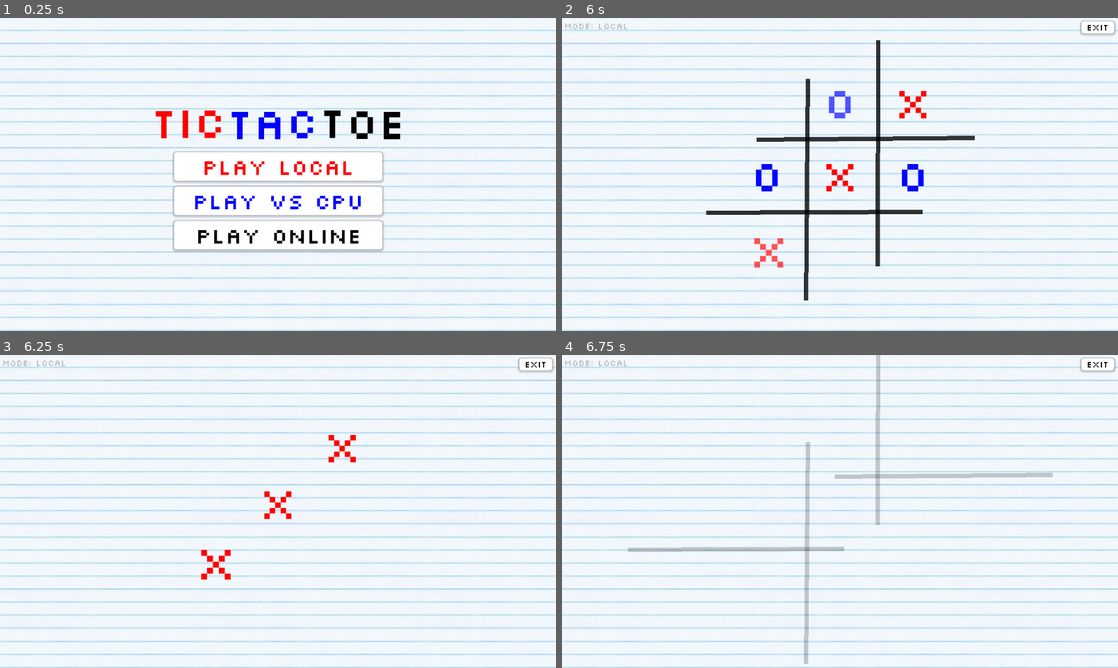
Above: before the commit, frames 1-4 (two rows, left to right).
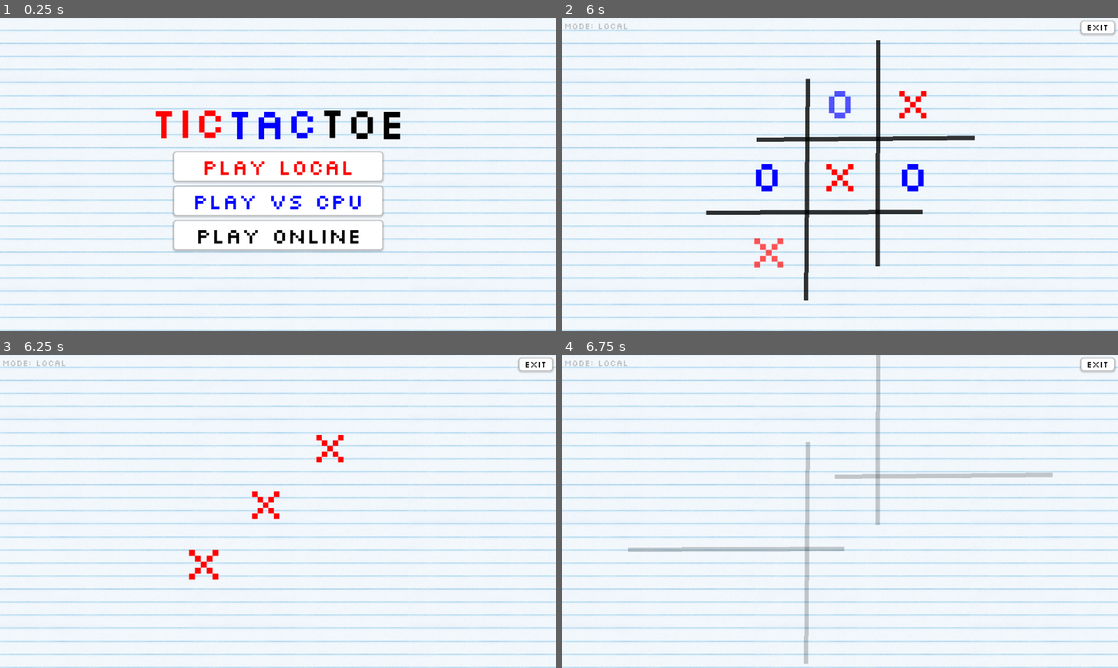
Above: after the commit, the same moments.

Repository: Neo-Ciber94/godot_tic_tac_toe
Game: Godot game, scene res://ui/scenes/main_menu.tscn
Same seed, same stepped clock (60 frames per second), same inputs: the game is played once before the commit and once after it.
Inputs (mouse positions are in pixels of both pictures, inside the frame that each line leads up to):
- Up to frame 1 (0.25 s): no input
- Up to frame 2 (6 s): click "Play Local" at 0.5 s; tap Enter at 1.25 s; move the mouse to (767, 102) at 1.27 s; click (767, 102) at 1.42 s; move the mouse to (840, 102) at 2.02 s; click (840, 102) at 2.17 s; move the mouse to (912, 102) at 2.77 s; click (912, 102) at 2.92 s; move the mouse to (767, 174) at 3.52 s; click (767, 174) at 3.67 s; move the mouse to (840, 174) at 4.27 s; click (840, 174) at 4.42 s; move the mouse to (912, 174) at 5.02 s; click (912, 174) at 5.17 s; move the mouse to (767, 246) at 5.77 s; click (767, 246) at 5.92 s
- Up to frame 3 (6.25 s): no input
- Up to frame 4 (6.75 s): move the mouse to (840, 511) at 6.52 s; click (840, 511) at 6.67 s

Frames 1-2 are identical in both runs. In frame 3, 1.0% of the frame differs, in the area x 33-64%, y 25-72%; in frame 4, nothing differs.

Commit message:
minor changes

Diff:
--- a/project.godot
+++ b/project.godot
@@ -30,4 +30,5 @@
 
 window/size/viewport_width=1280
 window/size/viewport_height=720
+window/stretch/mode="viewport"
 window/stretch/aspect="expand"
--- a/scripts/resize_screen.gd
+++ b/scripts/resize_screen.gd
@@ -1,30 +1,18 @@
-extends Node;
+extends Node
 
-@onready var viewport = get_viewport()
+@onready var viewport := get_viewport()
 
-var minimum_size = Vector2(1280, 720)
+const LARGE_VIEWPORT = Vector2(1280, 720)
+const MEDIUM_VIEWPORT = Vector2(720, 1280)
 
 func _ready() -> void:
-	get_viewport().size_changed.connect(_on_viewport_resize)
-	_on_viewport_resize();
+	get_tree().root.size_changed.connect(_adjust_viewport)
+	_adjust_viewport()
 
-func _on_viewport_resize():
-	var window_size = DisplayServer.window_get_size()
-	var scale_factor = get_scale_factor(window_size)
-	get_tree().root.content_scale_factor = scale_factor;
+func _adjust_viewport() -> void:
+	var screen_size = DisplayServer.window_get_size()
 
-func get_scale_factor(window_size: Vector2):
-	if window_size < minimum_size:
-		var factor =  window_size.x / minimum_size.x
-
-		# mobile phone
-		if window_size.x < 400:
-			return factor * 2;
-
-		# tablet
-		if window_size.x < 800:
-			return factor * 1.8;
-
-		return factor;
+	if screen_size.x > screen_size.y:
+		get_tree().root.content_scale_size = LARGE_VIEWPORT;
 	else:
-		return 1
+		get_tree().root.content_scale_size  = MEDIUM_VIEWPORT;
Not shown, changed: README.md
